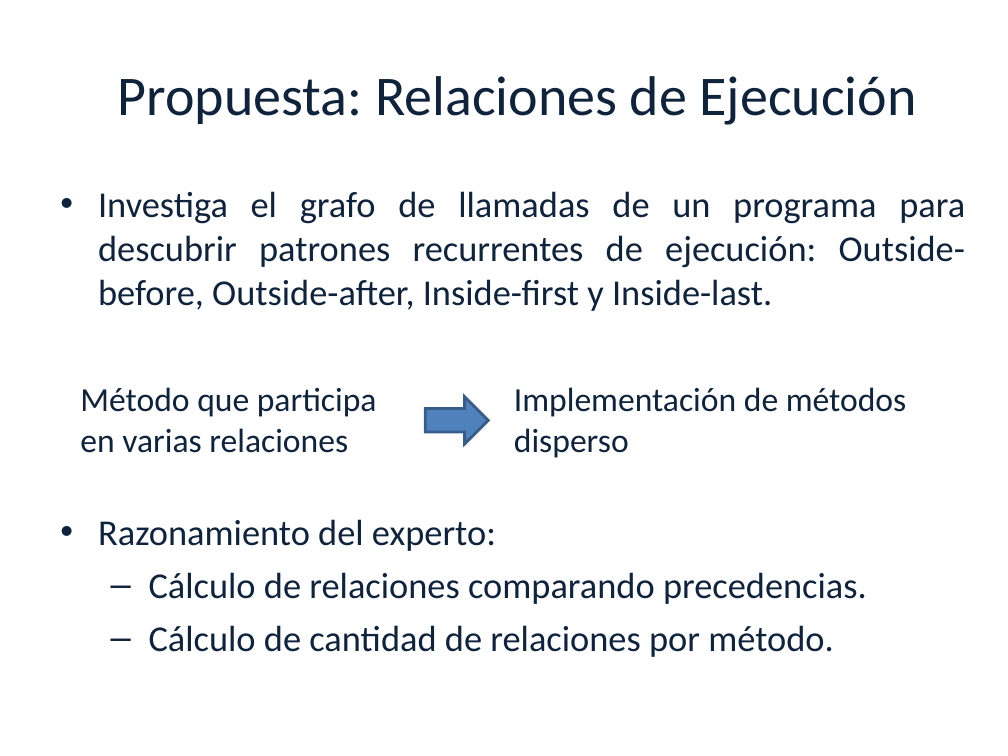
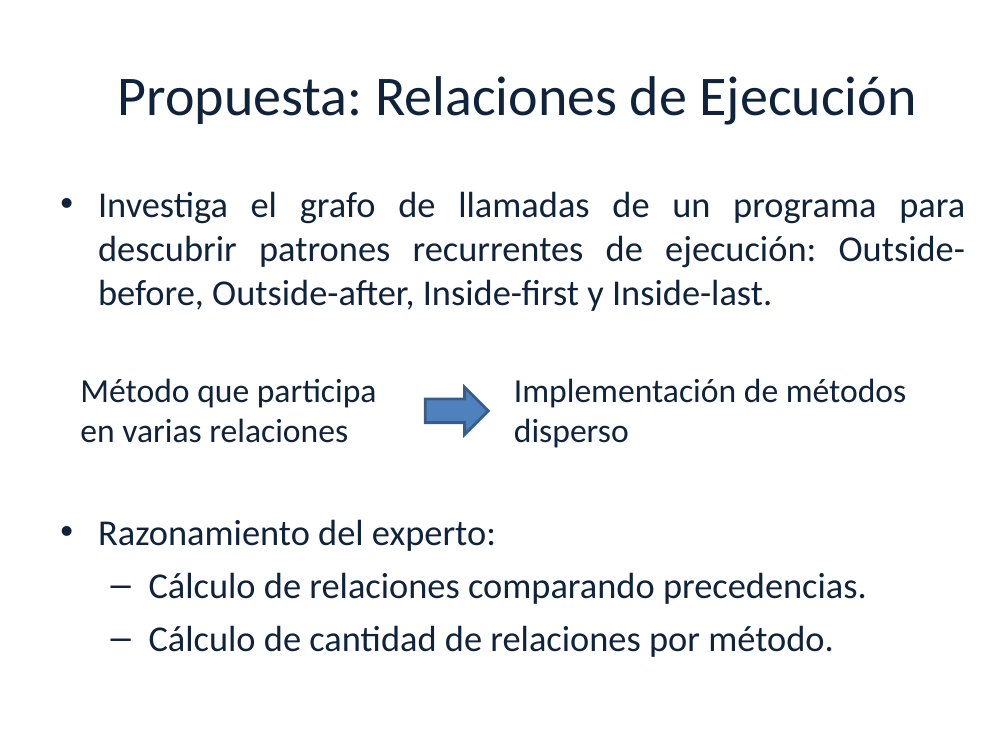
Before and after one commit to luciamasolaP/proyectofinal-informe, a slide deck: slide 20 of presentacion/Tesis.ppt. Drawn at 1008x756 pixels with LibreOffice and Linux fonts; fonts in the diff are those of the drawing; background and template pictures are left out. Boxes give left, top, right and bottom in pixels: in the first picture for what was removed or moved away, otherwise in the second. Text is boxed around its words. In the diff, an @@ line names an element or a change of style, - is before the commit and + after.

```diff
--- a/presentacion/Tesis.ppt
+++ b/presentacion/Tesis.ppt
@@ 2 texts, 1 right arrow: place and size @@
-2 texts, 1 right arrow at <box>80,387,907,458</box>
+2 texts, 1 right arrow at <box>80,378,907,448</box>
```
Also in this commit, not shown: 6 other slides changed.
